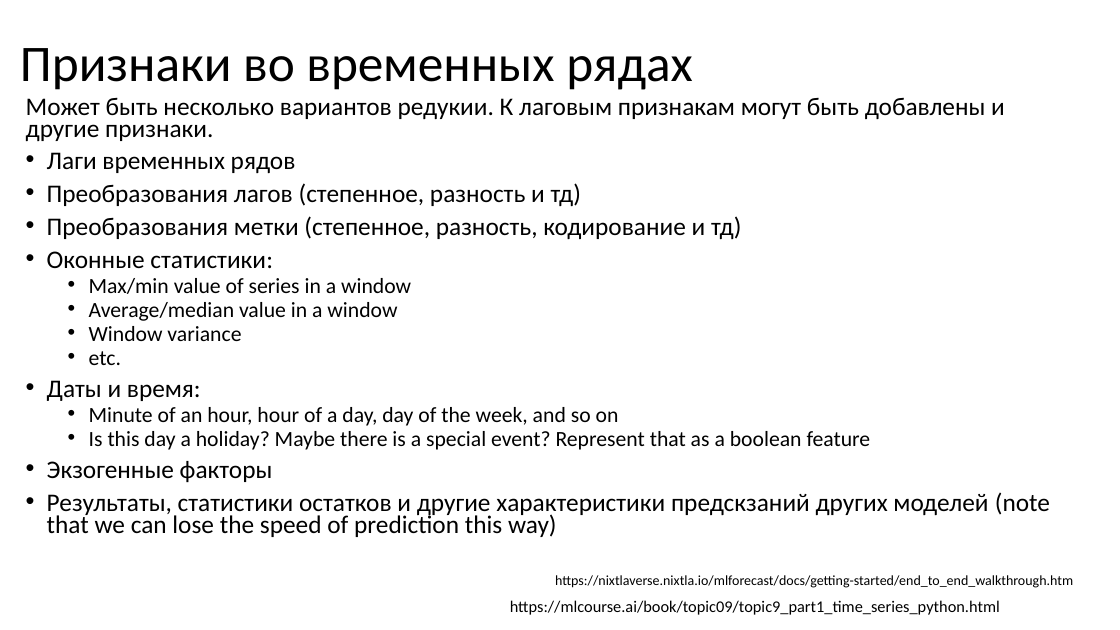
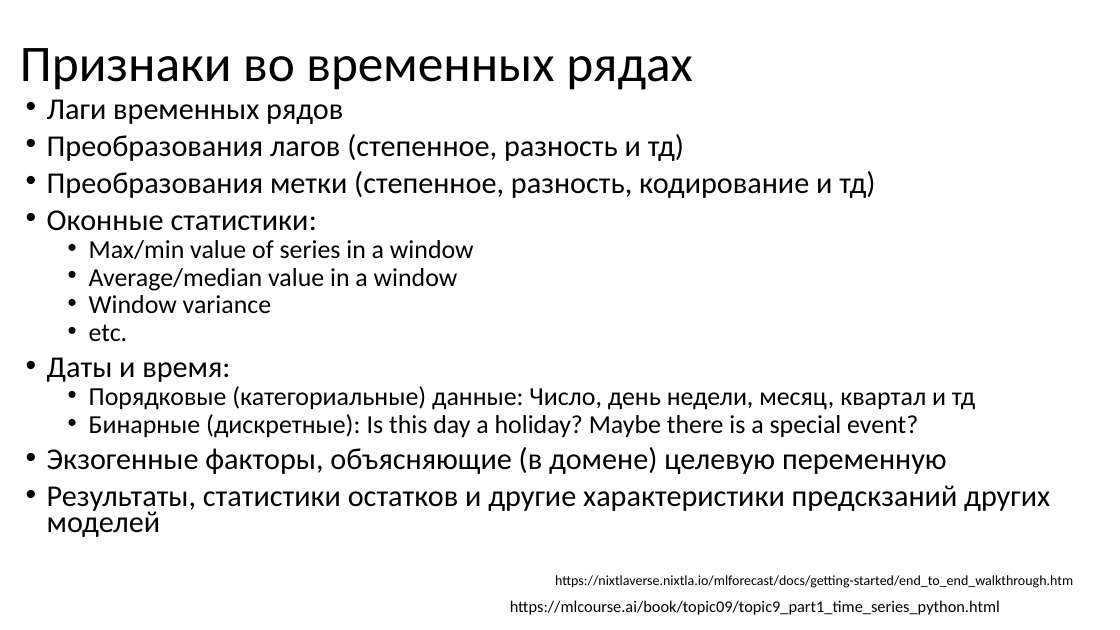
Before and after one commit to MVRonkin/TimeSeriesCourse, a slide deck: slide 6 of 2025/LEC/05-1 методы машинного обучения для анализа ВР.pptx (slide 5 before the commit). Drawn at 1120x630 pixels with LibreOffice and Linux fonts; fonts in the diff are those of the drawing. Boxes give left, top, right and bottom in pixels: in the first picture for what was removed or moved away, otherwise in the second. Text is boxed around its words. In the diff, an @@ line names an element or a change of style, - is before the commit and + after.

```diff
--- a/2025/LEC/05-1 методы машинного обучения для анализа ВР.pptx
+++ b/2025/LEC/05-1 методы машинного обучения для анализа ВР.pptx
@@ text at <box>26,97,1005,141</box>: paragraph removed @@
-Может быть несколько вариантов редукии. К лаговым признакам могут быть добавлены и другие признаки.
@@ text at <box>47,99,875,382</box>: size 21.7 to 25.9 pt in "Лаги временных рядов", "Преобразования лагов (степенное, разность и тд)", "Преобразования метки (степенное, разность, кодирование и тд)", "Оконные статистики:" and 1 more places; size 18.6 to 22.2 pt in "Max/min value of series in a window", "Average/median value in a window", "Window variance", "etc." @@
@@ text at <box>47,386,1050,537</box>: text changed; size 21.7 to 22.2 pt @@
-  • Minute of an hour, hour of a day, day of the week, and so on
-  • Is this day a holiday? Maybe there is a special event? Represent that as a boolean feature
-• Экзогенные факторы
-• Результаты, статистики остатков и другие характеристики предскзаний других моделей (note that we can lose the speed of prediction this way)
+  • Порядковые (категориальные) данные: Число, день недели, месяц, квартал и тд
+  • Бинарные (дискретные): Is this day a holiday? Maybe there is a special event?
+• Экзогенные факторы, объясняющие (в домене) целевую переменную
+• Результаты, статистики остатков и другие характеристики предскзаний других моделей
```
Also in this commit, not shown: 5 other slides changed, 6 slides added, 5 slides removed, 2 other files.
